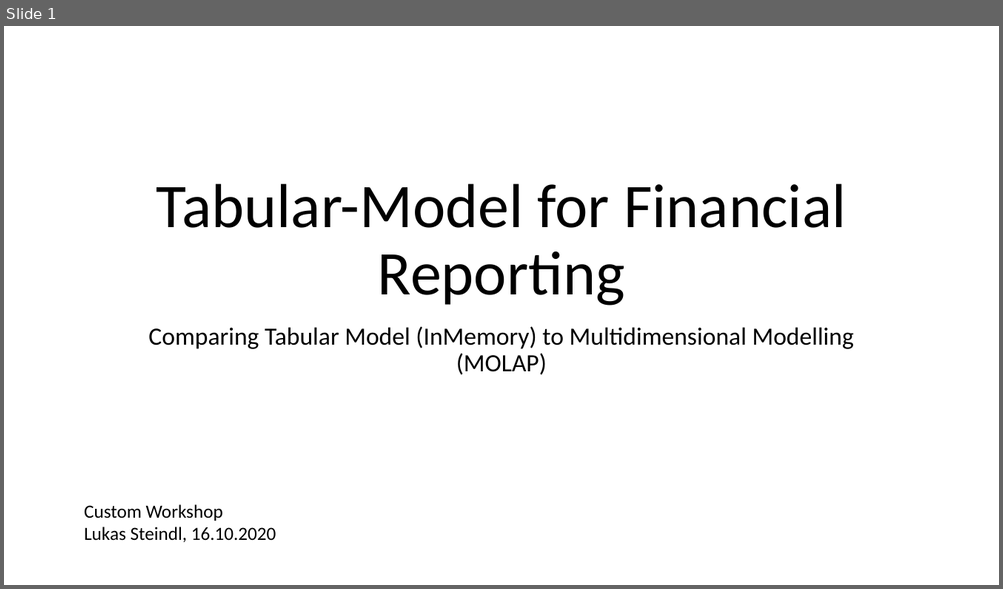
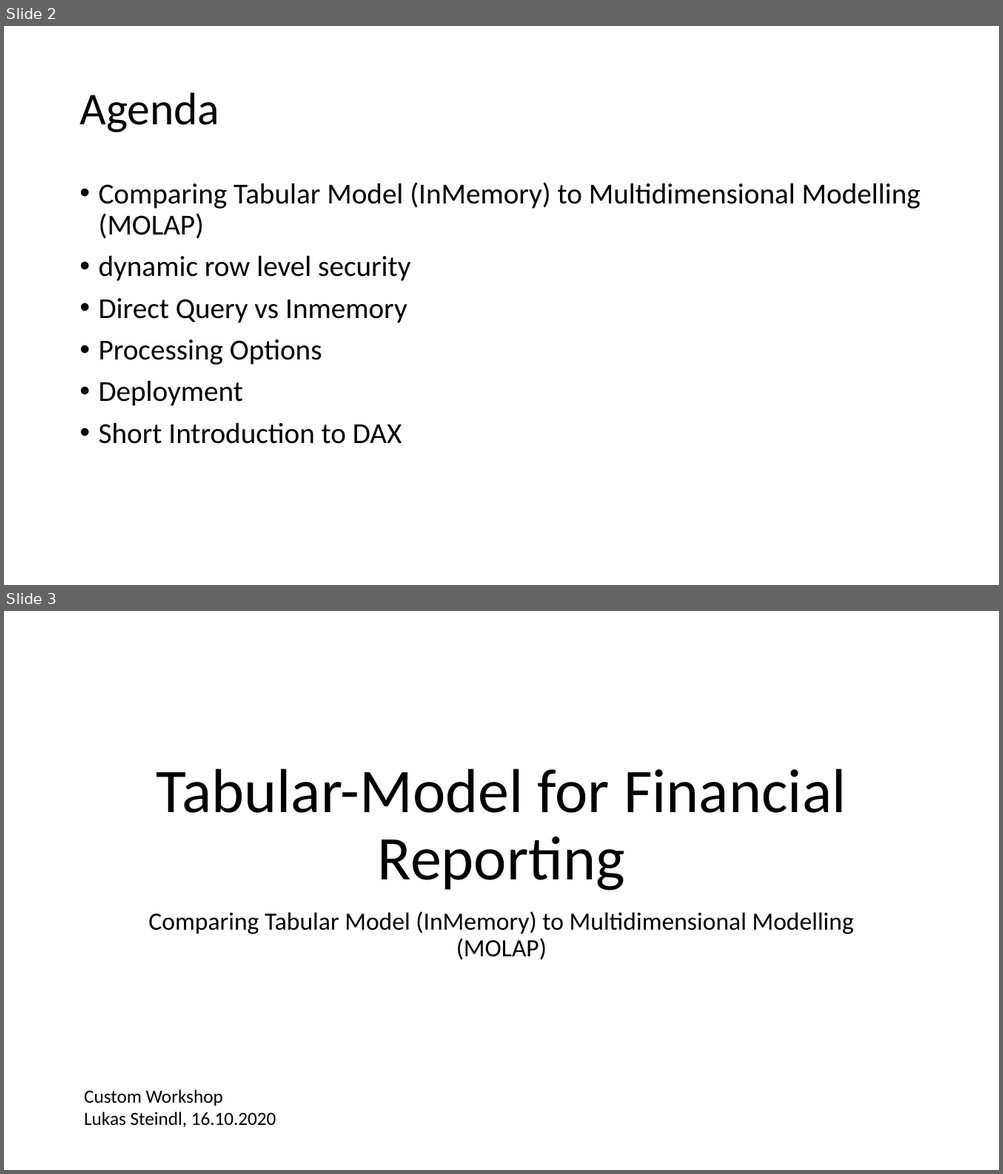
Before and after one commit to LukasSteindl/tabularmodelforfinance, a slide deck: Slides.pptx. Shown one above the other, each under a label of ours: slide 1 before the commit, slides 2 and 3 after it. The pictures are 1003x589 and 1003x1174 pixels, drawn with LibreOffice and Linux fonts; fonts in the diff are those of the drawing. Boxes give left, top, right and bottom in pixels: in the first picture for what was removed or moved away, otherwise in the second. Text is boxed around its words. In the diff, an @@ line names an element or a change of style, - is before the commit and + after.

```diff
--- a/Slides.pptx
+++ b/Slides.pptx
@@ slide 2 added at bbox=[4, 26, 999, 585], background #FFFFFF @@
@@ title added at bbox=[79, 93, 219, 133], 44 pt, text #000000 @@
+Agenda
@@ text added at bbox=[99, 182, 920, 444], 28 pt, text #000000 @@
+• Comparing Tabular Model (InMemory) to Multidimensional Modelling (MOLAP)
+• dynamic row level security
+• Direct Query vs Inmemory
+• Processing Options
+• Deployment
+• Short Introduction to DAX
@@ what was slide 1 is now slide 3 @@
```
Also in this commit, not shown: 1 slide changed, 10 other slides added, 1 slide removed.
